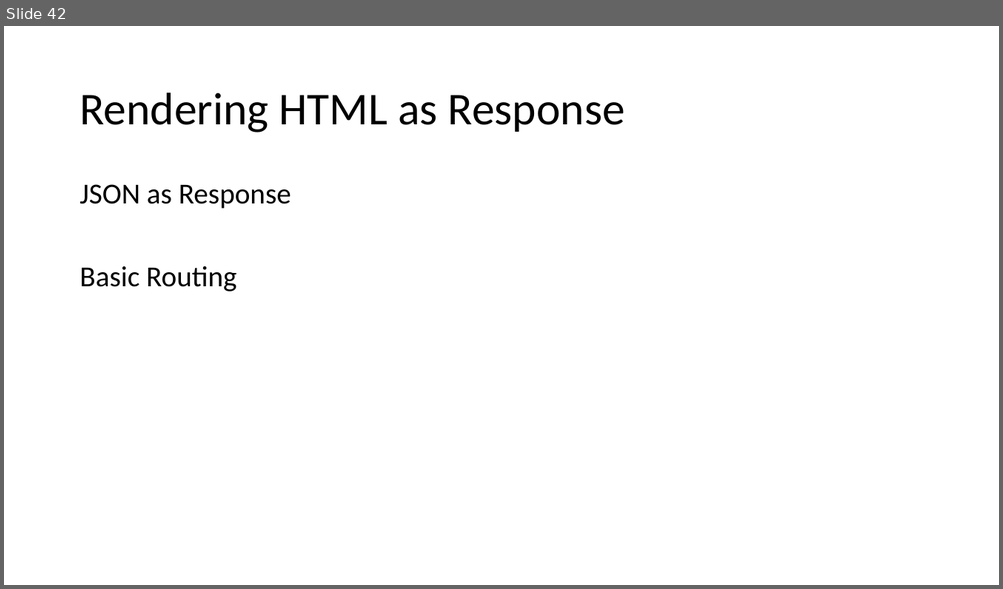
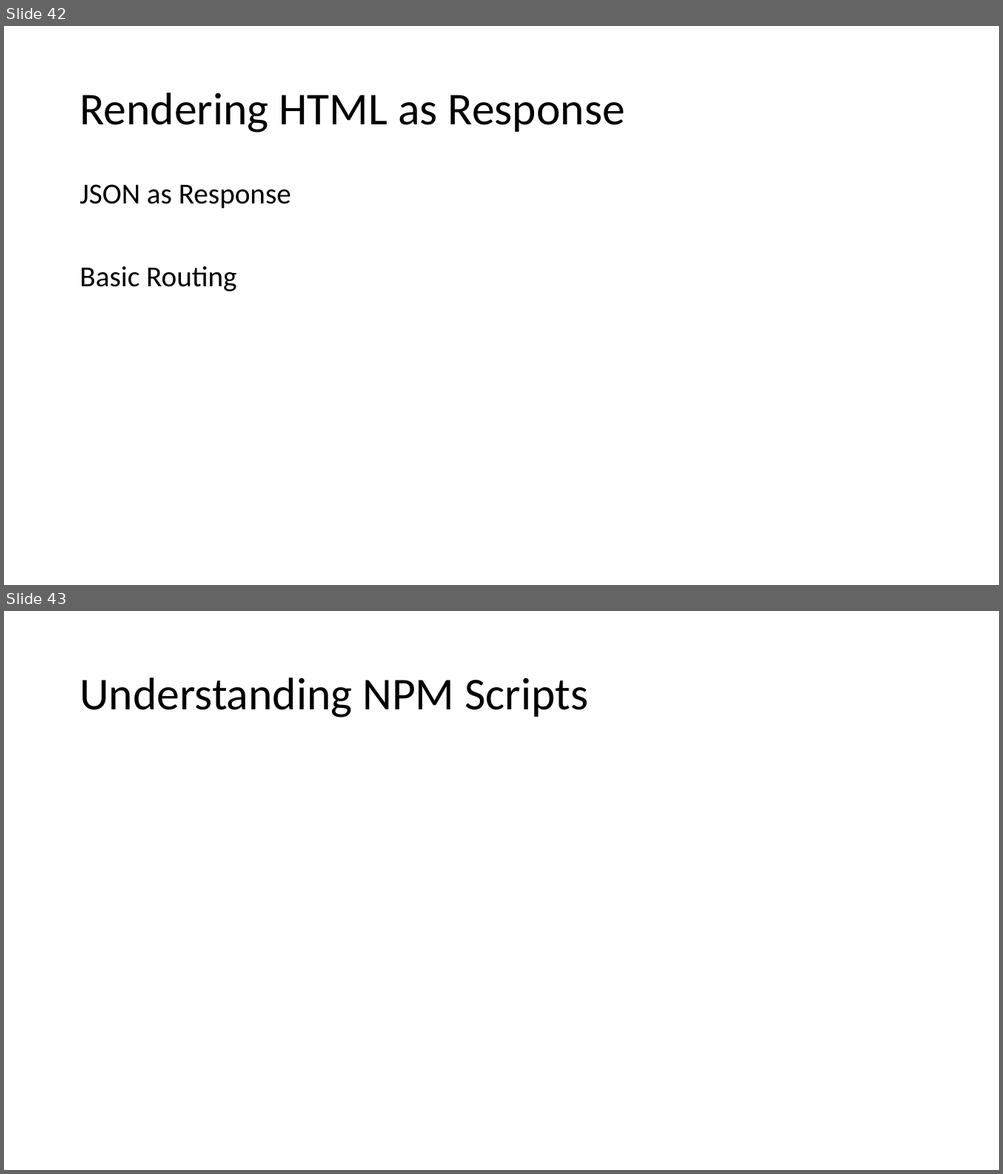
Before and after one commit to PiyushChaturvedii/Batch04, a slide deck: What is Node.pptx. Shown one above the other, each under a label of ours: slide 42 before the commit, slides 42 and 43 after it. The pictures are 1003x589 and 1003x1174 pixels, drawn with LibreOffice and Linux fonts; fonts in the diff are those of the drawing. Boxes give left, top, right and bottom in pixels: in the first picture for what was removed or moved away, otherwise in the second. Text is boxed around its words. In the diff, an @@ line names an element or a change of style, - is before the commit and + after.

```diff
--- a/What is Node.pptx
+++ b/What is Node.pptx
@@ slide 43 added at [4,611,999,1170], background #FFFFFF @@
@@ title added at [79,678,589,718], 44 pt, text #000000 @@
+Understanding NPM Scripts
```
Also in this commit, not shown: 9 other slides added, 5 other files.
